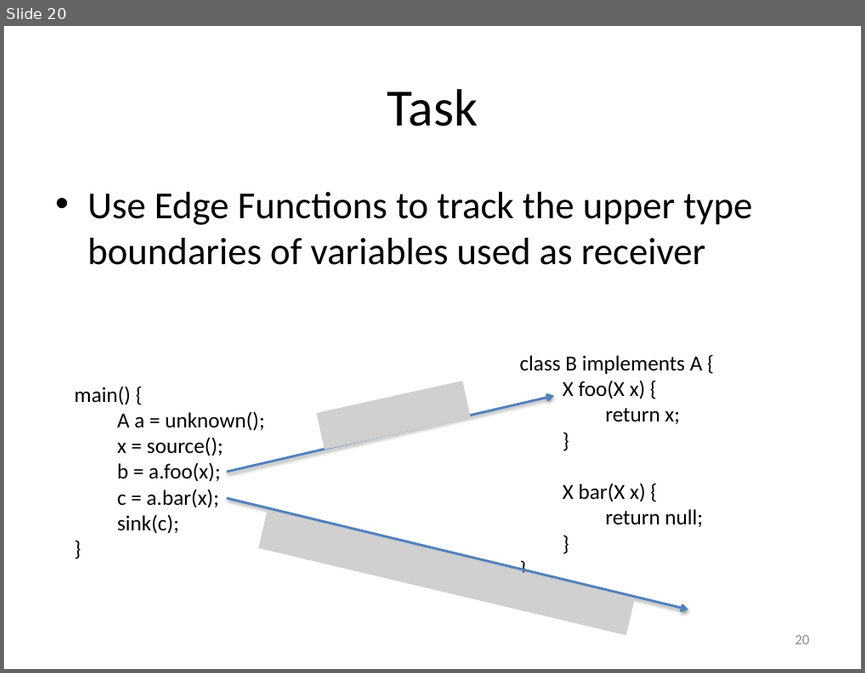
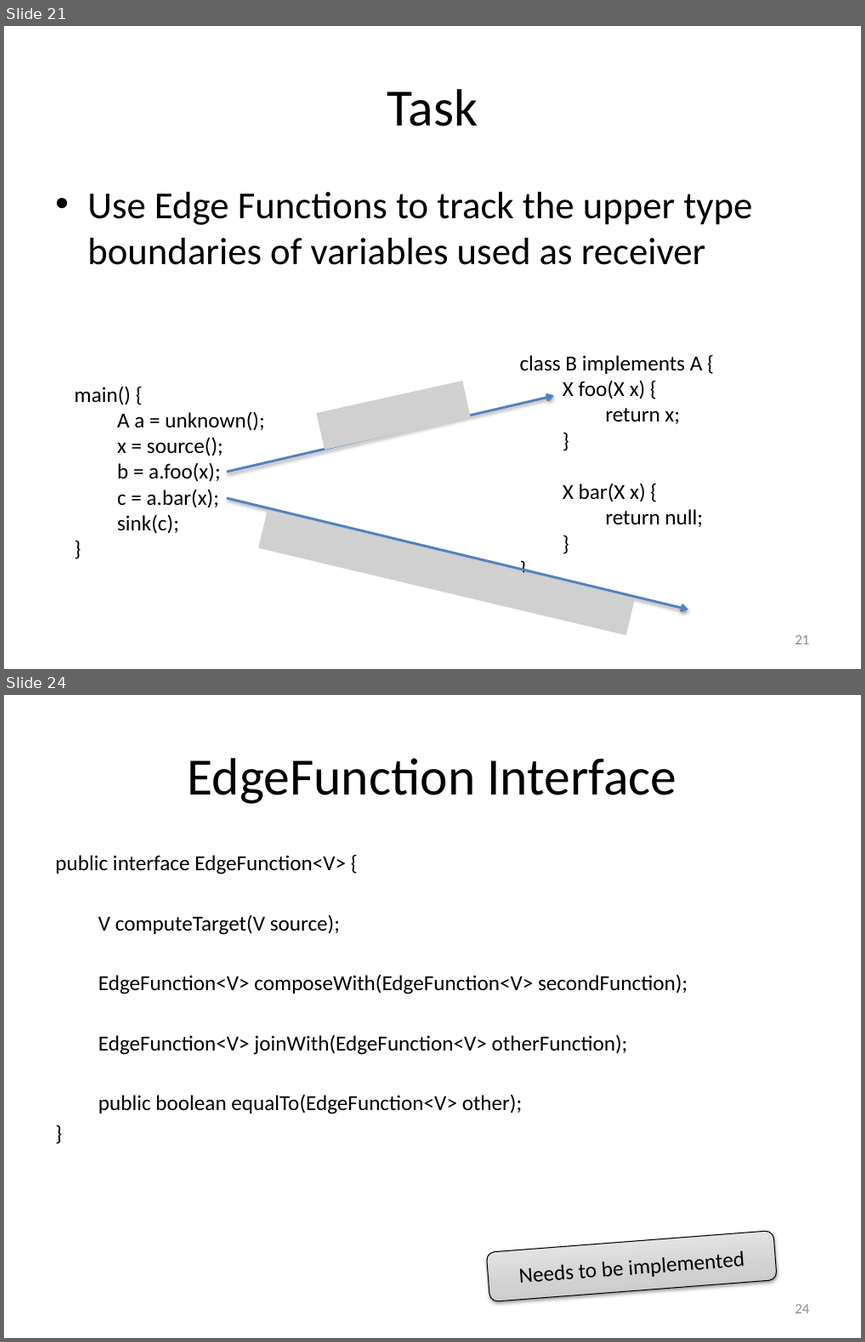
Before and after one commit to stg-tud/apsa, a slide deck: 2016/lecture/APSA-09-CFLRP-IDE.pptx. Shown one above the other, each under a label of ours: slide 20 before the commit, slides 21 and 24 after it; the slides between them are not shown. The pictures are 865x673 and 865x1342 pixels, drawn with LibreOffice and Linux fonts; fonts in the diff are those of the drawing; grey boxes stand for pictures. Boxes give left, top, right and bottom in pixels: in the first picture for what was removed or moved away, otherwise in the second. Text is boxed around its words. In the diff, an @@ line names an element or a change of style, - is before the commit and + after.

```diff
--- a/2016/lecture/APSA-09-CFLRP-IDE.pptx
+++ b/2016/lecture/APSA-09-CFLRP-IDE.pptx
@@ slide 24 added at (4,695,861,1338), background #FFFFFF @@
@@ title added at (188,758,676,804), 44 pt, text #000000 @@
+EdgeFunction Interface
@@ text added at (55,855,687,1114), 18 pt, text #000000 @@
+public interface EdgeFunction<V> {
+V computeTarget(V source);
+EdgeFunction<V> composeWith(EdgeFunction<V> secondFunction);
+EdgeFunction<V> joinWith(EdgeFunction<V> otherFunction);
+public boolean equalTo(EdgeFunction<V> other);
+}
@@ rounded rectangle added at (486,1230,777,1301), fill gradient #BDBDBD to #D1D1D1 to #EEEEEE, outline #000000 0.75 pt, 18 pt, text #000000 @@
+Needs to be implemented
@@ page number added at (794,1304,809,1313), 12 pt, text #8C8C8C @@
+24
@@ what was slide 20 is now slide 21 @@
@@ page number at (794,635,809,644): text changed @@
-20
+21
```
Also in this commit, not shown: 7 slides changed, 2 other slides added, 1 other file.
